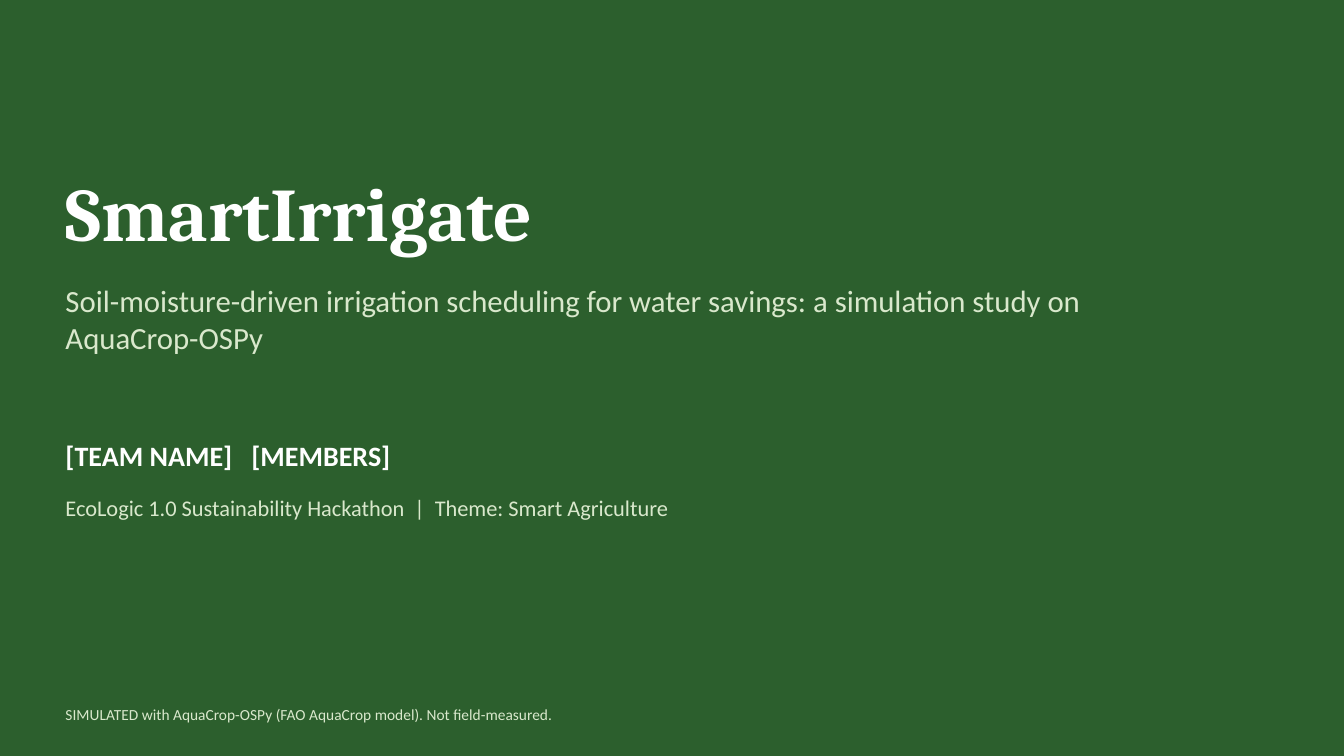
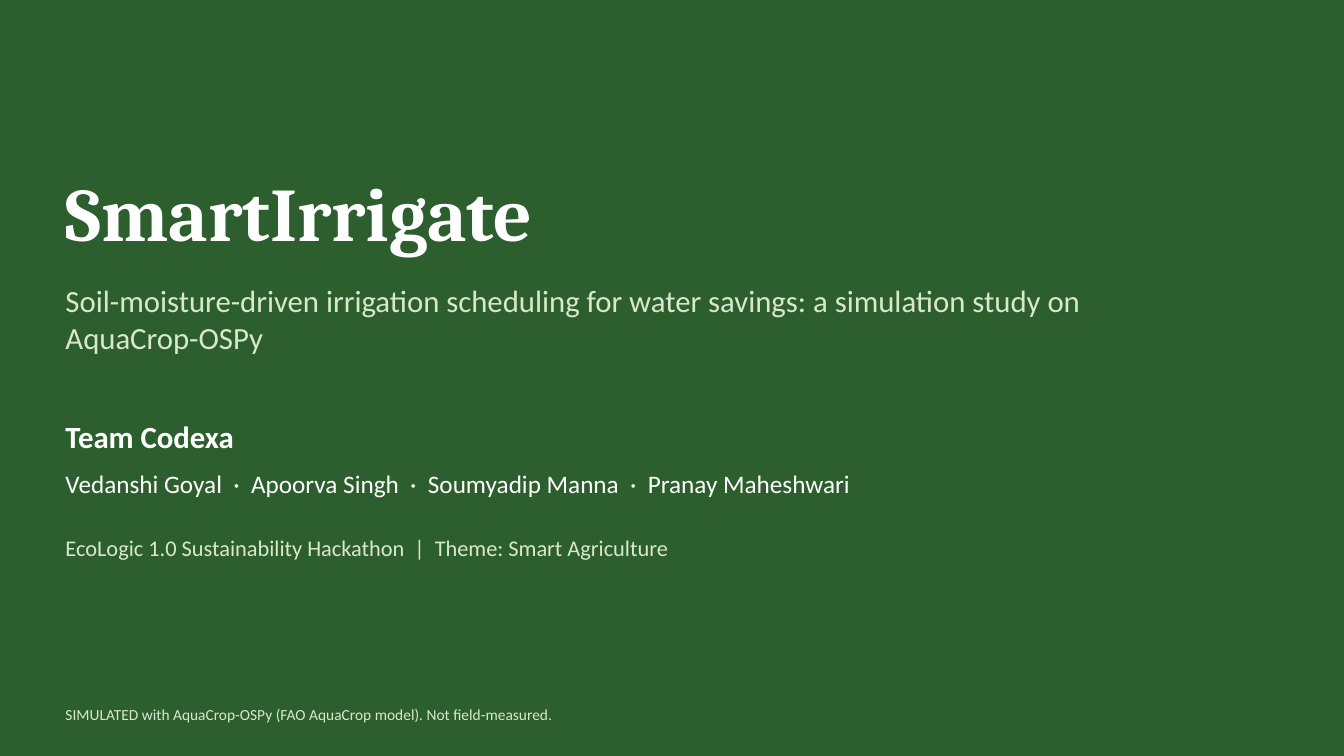
Before and after one commit to vedanshigoyal/ecologic-hackathon, a slide deck: slide 1 of deck/SmartIrrigate_Deck.pptx. Drawn at 1344x756 pixels with LibreOffice and Linux fonts; fonts in the diff are those of the drawing. Boxes give left, top, right and bottom in pixels: in the first picture for what was removed or moved away, otherwise in the second. Text is boxed around its words. In the diff, an @@ line names an element or a change of style, - is before the commit and + after.

```diff
--- a/deck/SmartIrrigate_Deck.pptx
+++ b/deck/SmartIrrigate_Deck.pptx
@@ text at [65,426,234,449]: text changed; size 20 to 22 pt @@
-[TEAM NAME] [MEMBERS]
+Team Codexa
@@ text added at [65,475,850,498], 18 pt, text #FFFFFF @@
+Vedanshi Goyal · Apoorva Singh · Soumyadip Manna · Pranay Maheshwari
@@ text "EcoLogic 1.0 Sustainability Hackathon | ...": place and size @@
-text "EcoLogic 1.0 Sustainability Hackathon | ..." at [65,500,667,520]
+text "EcoLogic 1.0 Sustainability Hackathon | ..." at [65,540,667,560]
```
Also in this commit, not shown: 5 other files.
